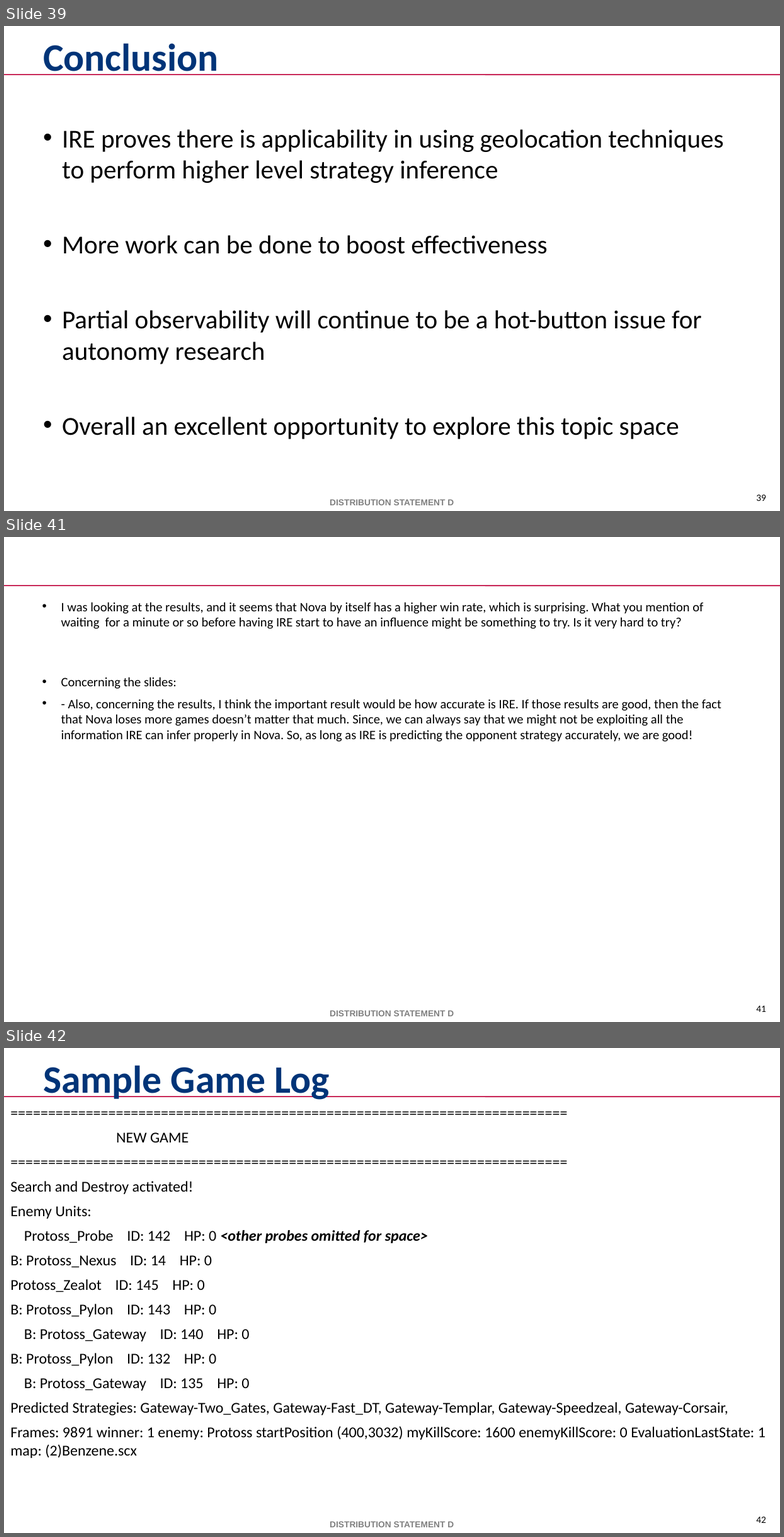
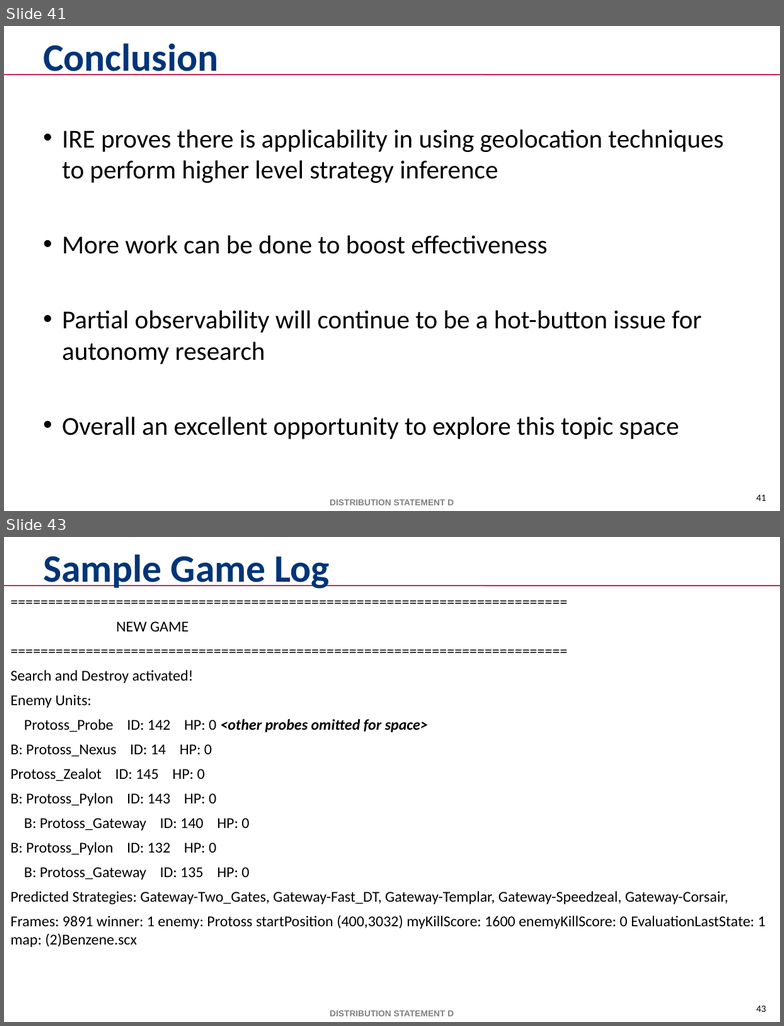
Before and after one commit to mikewkozak/IRE, a slide deck: Documentation/Thesis/Submission Draft/mkozak - Intent Recognition Engine.pptx. Shown one above the other, each under a label of ours: slides 39, 41 and 42 before the commit, slides 41 and 43 after it; the slides between them are not shown. The pictures are 784x1537 and 784x1026 pixels, drawn with LibreOffice and Linux fonts; fonts in the diff are those of the drawing; background and template pictures are left out. Boxes give left, top, right and bottom in pixels: in the first picture for what was removed or moved away, otherwise in the second. Text is boxed around its words. In the diff, an @@ line names an element or a change of style, - is before the commit and + after.

```diff
--- a/Documentation/Thesis/Submission Draft/mkozak - Intent Recognition Engine.pptx
+++ b/Documentation/Thesis/Submission Draft/mkozak - Intent Recognition Engine.pptx
@@ slide 41 removed at [4, 537, 780, 1022], background #FFFFFF; not listed: 3 template elements that a slide beside it also shows @@
@@ text removed at [61, 602, 722, 742] @@
-• I was looking at the results, and it seems that Nova by itself has a higher win rate, which is surprising. What you mention of waiting for a minute or so before having IRE start to have an influence might be something to try. Is it very hard to try?
-• Concerning the slides:
-• - Also, concerning the results, I think the important result would be how accurate is IRE. If those results are good, then the fact that Nova loses more games doesn’t matter that much. Since, we can always say that we might not be exploiting all the information IRE can infer properly in Nova. So, as long as IRE is predicting the opponent strategy accurately, we are good!
@@ what was slide 39 is now slide 41 @@
@@ page number at [756, 495, 766, 501]: text changed @@
-39
+41
@@ what was slide 42 is now slide 43 @@
@@ page number at [756, 1006, 766, 1012]: text changed @@
-42
+43
```
Also in this commit, not shown: 16 slides changed, 2 slides added.
